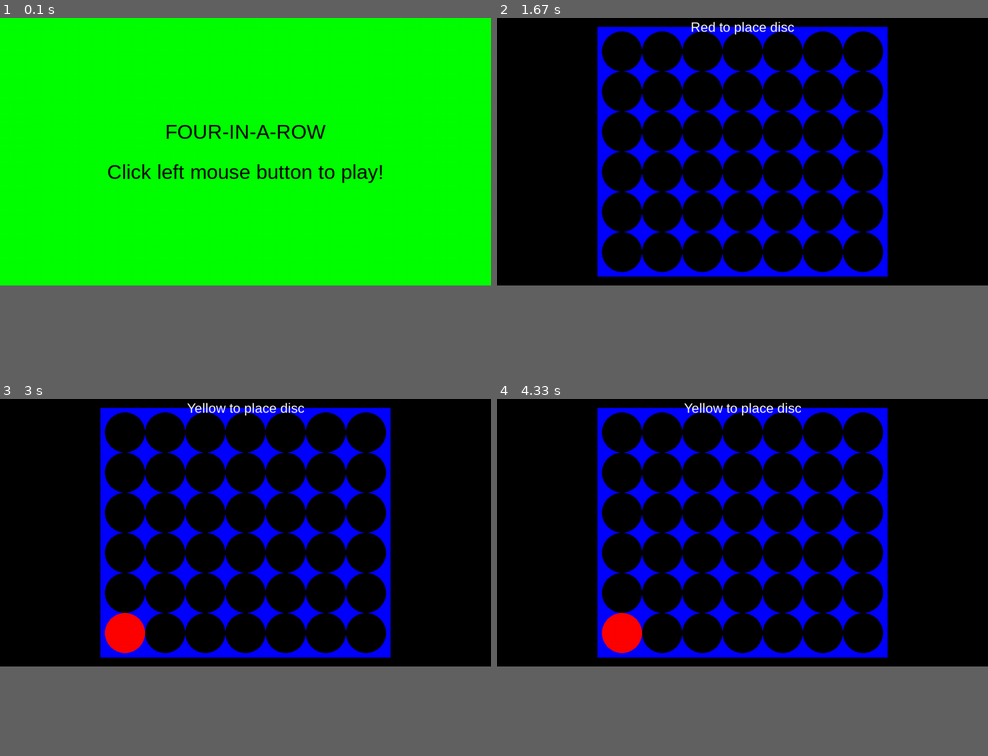
Above: before the commit, frames 1-4 (two rows, left to right).
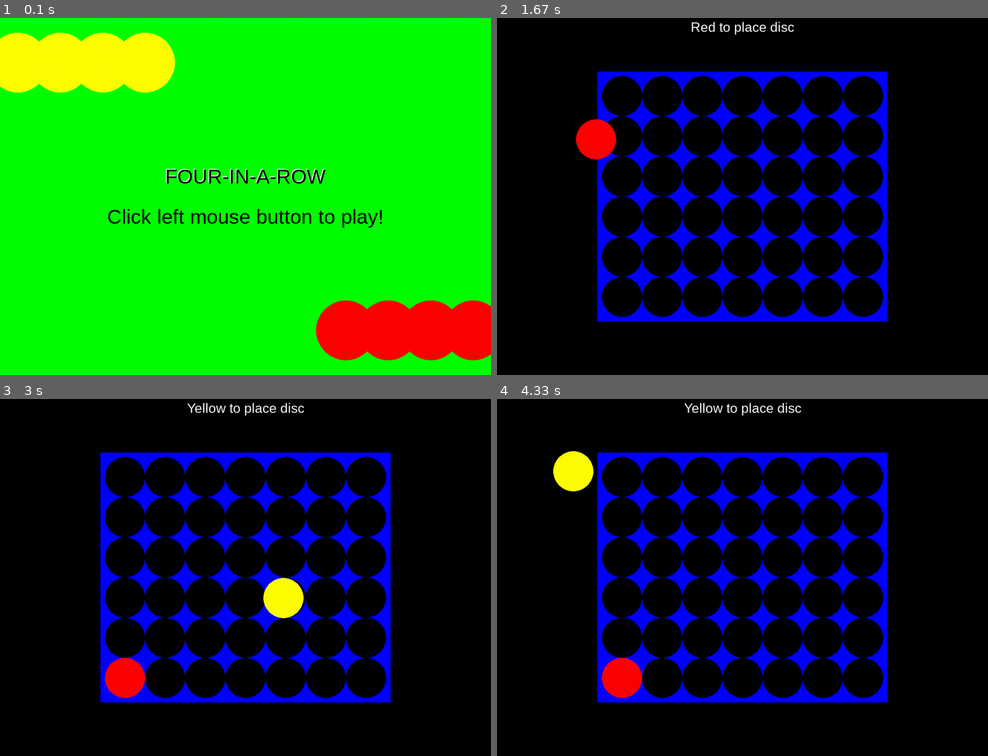
Above: after the commit, the same moments.

Repository: objarni/four-in-a-row-pygame
Game: pygame game, started from src/four_in_a_row.py
The game is run twice, just before and just after one commit, with the same random seed, the same clock (stepped at 60 frames per second) and the same inputs.
Inputs (mouse positions are in pixels of both pictures, inside the frame that each line leads up to):
- Up to frame 1 (0.1 s): no input
- Up to frame 2 (1.67 s): press the mouse at (624, 200) at 0.37 s; move the mouse to (708, 235) at 0.47 s; release the mouse at (791, 275) at 0.6 s; press the mouse at (624, 200) at 0.7 s; move the mouse to (708, 242) at 0.8 s; release the mouse at (786, 285) at 0.93 s; press the mouse at (624, 200) at 1.03 s; move the mouse to (713, 192) at 1.13 s; release the mouse at (801, 185) at 1.27 s; press the mouse at (624, 200) at 1.37 s; move the mouse to (609, 167) at 1.47 s; release the mouse at (595, 139) at 1.6 s
- Up to frame 3 (3 s): press the mouse at (127, 581) at 1.7 s; move the mouse to (235, 548) at 1.8 s; release the mouse at (348, 513) at 1.93 s; tap Enter at 2 s; click (58, 677) at 2.38 s; click (284, 598) at 2.72 s
- Up to frame 4 (4.33 s): click (698, 463) at 3.05 s; click (771, 666) at 3.38 s; click (825, 484) at 3.72 s; click (570, 470) at 4.05 s
In our replay, the window is 900x490 before the commit and 900x654 after it. These sizes can differ from the game's own. Grey fills any space a smaller window leaves; there, only what the larger window draws over its background counts as a difference.

The runs differ from the first frame. In frame 1, 13% of the frame differs, in the area x 0-100%, y 4-96%; in frame 2, 12%; in frame 3, 14%; in frame 4, 14%, in the area x 11-80%, y 2-86%.

Commit message:
a little more spicy start screen

Diff:
--- a/src/four_in_a_row.py
+++ b/src/four_in_a_row.py
@@ -4,7 +4,7 @@
 # CONSTANTS #
 DISC_SIZE = 90
 RED, YELLOW, EMPTY = range(3)
-WIDTH, HEIGHT = 1100, 600
+WIDTH, HEIGHT = 1100, 800
 CENTER = (WIDTH // 2, HEIGHT // 2)
 COLUMNS = 7
 ROWS = 6
@@ -25,6 +25,7 @@
     def __init__(self):
         self.board = defaultdict(lambda: EMPTY)
         self.whos_turn_is_it = RED
+        self.mouse_pos = CENTER
 
     def whos_turn(self):
         return print_color(self.whos_turn_is_it)
@@ -51,10 +52,17 @@
         self.column = column
 
 
+class MouseMovedTo(object):
+    def __init__(self, pos):
+        self.pos = pos
+
+
 # FUNCTIONS #
 
 def update(model, msg):
     if isinstance(model, GameState):
+        if isinstance(msg, MouseMovedTo):
+            model.mouse_pos = msg.pos
         if isinstance(msg, ColumnWasClicked):
             column = msg.column
             model.board = place_brick(model.board, model.whos_turn_is_it, column)
@@ -169,6 +177,7 @@
             pos = (x0, y0)
             api.draw_disc(pos, DISC_SIZE // 2, color)
         api.draw_text((WIDTH // 2, 20), f"{model.whos_turn().title()} to place disc", 30, Color.WHITE)
+        api.draw_disc(model.mouse_pos, DISC_SIZE // 2, rgb_from_color(model.whos_turn_is_it))
     if isinstance(model, GameOverState):
         api.draw_rectangle(CENTER, (WIDTH, HEIGHT), Color.BLUE)
         api.draw_text((CENTER[0], CENTER[1] - 45), f"GAME OVER", 45, Color.WHITE)
@@ -179,8 +188,13 @@
                       )
     if isinstance(model, StartScreenState):
         api.draw_rectangle(CENTER, (WIDTH, HEIGHT), Color.GREEN)
+        api.draw_text((CENTER[0] - 2, CENTER[1] - 45 - 2), "FOUR-IN-A-ROW", 45, Color.WHITE)
         api.draw_text((CENTER[0], CENTER[1] - 45), "FOUR-IN-A-ROW", 45, Color.BLACK)
         api.draw_text((CENTER[0], CENTER[1] + 45), "Click left mouse button to play!", 45, Color.BLACK)
+        for i in range(4):
+            bigger_disc = int(DISC_SIZE * 0.75)
+            api.draw_disc((40 + i * (DISC_SIZE + 5), 100), bigger_disc, Color.YELLOW)
+            api.draw_disc((WIDTH - 40 - i * (DISC_SIZE + 5), HEIGHT - 100), bigger_disc, Color.RED)
 
 
 def rgb_from_color(color):
@@ -202,6 +216,7 @@
         state_string += f'{print_color(model.winner).title()} won.\n'
     if isinstance(model, GameState):
         state_string += f'It is {model.whos_turn()}s turn.\n'
+        state_string += f'The mouse is at {model.mouse_pos}.\n'
         state_string += board_to_string(model.board)
     return state_string
 
@@ -215,14 +230,15 @@
         msgs = []
         ev = pygame.event.poll()
         if ev.type == pygame.MOUSEBUTTONDOWN:
-            print(f"Got click {ev}")
             pos = ev.pos
             button = ev.button
             if button == 1:
                 msgs.append(LeftMouseClickAt(pos))
+        if ev.type == pygame.MOUSEMOTION:
+            msgs.append(MouseMovedTo(ev.pos))
         if ev.type == pygame.KEYDOWN:
             if ev.key == pygame.K_RETURN:
-                msgs.append(ColumnWasClicked(i % 2))
+                msgs.append(ColumnWasClicked(i % 2))  # TODO: how to translate to this "Domain Event" from low-level?
                 i += 1
             elif ev.key == pygame.K_q:
                 break
@@ -233,7 +249,7 @@
         old_model_repr = print_model(model)
         model = run_messages(model, msgs)
 
-        # Display current model
+        # Display current model, if any change found
         if old_model_repr != print_model(model):
             view(model, api)
 
--- a/tests/test_four_in_a_row.py
+++ b/tests/test_four_in_a_row.py
@@ -1,8 +1,9 @@
 from approvaltests import verify
 
-from src.four_in_a_row import (GameOverState, update, view, GameState, ColumnWasClicked, run_messages, StartScreenState,
-                               LeftMouseClickAt,
-                               print_model)
+from src.four_in_a_row import (GameOverState,GameState, StartScreenState,
+                               update, view, ColumnWasClicked, run_messages,
+                               LeftMouseClickAt, MouseMovedTo,
+                                print_model)
 import src.four_in_a_row
 
 
@@ -109,3 +110,9 @@
     model = StartScreenState()
     model = run_messages(model, [LeftMouseClickAt((1, 1))])
     verify(print_for_verify(model))
+
+
+def test_mouse_movement_over_game_screen():
+    model = GameState()
+    model = run_messages(model, [MouseMovedTo((x, x)) for x in range(0, 500, 10)])
+    verify(print_for_verify(model))
--- a/tests/test_four_in_a_row.test_backslash_yellow_win.approved.txt
+++ b/tests/test_four_in_a_row.test_backslash_yellow_win.approved.txt
@@ -159,6 +159,6 @@
 R O O R R R Y
 
 Found 4-in-a-row at (3, 2) dir (1, 1)
-Drawing rectangle center (550, 300) size (1100, 600) color (0, 0, 255)
-Drawing text 'GAME OVER' at (550, 255) color (255, 255, 255) size 45
-Drawing text 'YELLOW WON!' at (550, 345) color (255, 255, 0) size 45
+Drawing rectangle center (550, 400) size (1100, 800) color (0, 0, 255)
+Drawing text 'GAME OVER' at (550, 355) color (255, 255, 255) size 45
+Drawing text 'YELLOW WON!' at (550, 445) color (255, 255, 0) size 45
--- a/tests/test_four_in_a_row.test_first_placed_brick_is_red.approved.txt
+++ b/tests/test_four_in_a_row.test_first_placed_brick_is_red.approved.txt
@@ -1,6 +1,7 @@
 STATE:
 GameState
 It is yellows turn.
+The mouse is at (550, 400).
 0 1 2 3 4 5 6
 -------------
 O O O O O O O
@@ -23,48 +24,49 @@
 O O O O O O O
 R O O O O O O
 
-Drawing rectangle center (550, 300) size (1100, 600) color (0, 0, 0)
-Drawing rectangle center (550, 300) size (650, 560) color (0, 0, 255)
-Drawing a disc center (280, 75) size 45 color (0, 0, 0)
-Drawing a disc center (370, 75) size 45 color (0, 0, 0)
-Drawing a disc center (460, 75) size 45 color (0, 0, 0)
-Drawing a disc center (550, 75) size 45 color (0, 0, 0)
-Drawing a disc center (640, 75) size 45 color (0, 0, 0)
-Drawing a disc center (730, 75) size 45 color (0, 0, 0)
-Drawing a disc center (820, 75) size 45 color (0, 0, 0)
-Drawing a disc center (280, 165) size 45 color (0, 0, 0)
-Drawing a disc center (370, 165) size 45 color (0, 0, 0)
-Drawing a disc center (460, 165) size 45 color (0, 0, 0)
-Drawing a disc center (550, 165) size 45 color (0, 0, 0)
-Drawing a disc center (640, 165) size 45 color (0, 0, 0)
-Drawing a disc center (730, 165) size 45 color (0, 0, 0)
-Drawing a disc center (820, 165) size 45 color (0, 0, 0)
-Drawing a disc center (280, 255) size 45 color (0, 0, 0)
-Drawing a disc center (370, 255) size 45 color (0, 0, 0)
-Drawing a disc center (460, 255) size 45 color (0, 0, 0)
-Drawing a disc center (550, 255) size 45 color (0, 0, 0)
-Drawing a disc center (640, 255) size 45 color (0, 0, 0)
-Drawing a disc center (730, 255) size 45 color (0, 0, 0)
-Drawing a disc center (820, 255) size 45 color (0, 0, 0)
-Drawing a disc center (280, 345) size 45 color (0, 0, 0)
-Drawing a disc center (370, 345) size 45 color (0, 0, 0)
-Drawing a disc center (460, 345) size 45 color (0, 0, 0)
-Drawing a disc center (550, 345) size 45 color (0, 0, 0)
-Drawing a disc center (640, 345) size 45 color (0, 0, 0)
-Drawing a disc center (730, 345) size 45 color (0, 0, 0)
-Drawing a disc center (820, 345) size 45 color (0, 0, 0)
-Drawing a disc center (280, 435) size 45 color (0, 0, 0)
-Drawing a disc center (370, 435) size 45 color (0, 0, 0)
-Drawing a disc center (460, 435) size 45 color (0, 0, 0)
-Drawing a disc center (550, 435) size 45 color (0, 0, 0)
-Drawing a disc center (640, 435) size 45 color (0, 0, 0)
-Drawing a disc center (730, 435) size 45 color (0, 0, 0)
-Drawing a disc center (820, 435) size 45 color (0, 0, 0)
-Drawing a disc center (280, 525) size 45 color (255, 0, 0)
-Drawing a disc center (370, 525) size 45 color (0, 0, 0)
-Drawing a disc center (460, 525) size 45 color (0, 0, 0)
-Drawing a disc center (550, 525) size 45 color (0, 0, 0)
-Drawing a disc center (640, 525) size 45 color (0, 0, 0)
-Drawing a disc center (730, 525) size 45 color (0, 0, 0)
-Drawing a disc center (820, 525) size 45 color (0, 0, 0)
+Drawing rectangle center (550, 400) size (1100, 800) color (0, 0, 0)
+Drawing rectangle center (550, 400) size (650, 560) color (0, 0, 255)
+Drawing a disc center (280, 175) size 45 color (0, 0, 0)
+Drawing a disc center (370, 175) size 45 color (0, 0, 0)
+Drawing a disc center (460, 175) size 45 color (0, 0, 0)
+Drawing a disc center (550, 175) size 45 color (0, 0, 0)
+Drawing a disc center (640, 175) size 45 color (0, 0, 0)
+Drawing a disc center (730, 175) size 45 color (0, 0, 0)
+Drawing a disc center (820, 175) size 45 color (0, 0, 0)
+Drawing a disc center (280, 265) size 45 color (0, 0, 0)
+Drawing a disc center (370, 265) size 45 color (0, 0, 0)
+Drawing a disc center (460, 265) size 45 color (0, 0, 0)
+Drawing a disc center (550, 265) size 45 color (0, 0, 0)
+Drawing a disc center (640, 265) size 45 color (0, 0, 0)
+Drawing a disc center (730, 265) size 45 color (0, 0, 0)
+Drawing a disc center (820, 265) size 45 color (0, 0, 0)
+Drawing a disc center (280, 355) size 45 color (0, 0, 0)
+Drawing a disc center (370, 355) size 45 color (0, 0, 0)
+Drawing a disc center (460, 355) size 45 color (0, 0, 0)
+Drawing a disc center (550, 355) size 45 color (0, 0, 0)
+Drawing a disc center (640, 355) size 45 color (0, 0, 0)
+Drawing a disc center (730, 355) size 45 color (0, 0, 0)
+Drawing a disc center (820, 355) size 45 color (0, 0, 0)
+Drawing a disc center (280, 445) size 45 color (0, 0, 0)
+Drawing a disc center (370, 445) size 45 color (0, 0, 0)
+Drawing a disc center (460, 445) size 45 color (0, 0, 0)
+Drawing a disc center (550, 445) size 45 color (0, 0, 0)
+Drawing a disc center (640, 445) size 45 color (0, 0, 0)
+Drawing a disc center (730, 445) size 45 color (0, 0, 0)
+Drawing a disc center (820, 445) size 45 color (0, 0, 0)
+Drawing a disc center (280, 535) size 45 color (0, 0, 0)
+Drawing a disc center (370, 535) size 45 color (0, 0, 0)
+Drawing a disc center (460, 535) size 45 color (0, 0, 0)
+Drawing a disc center (550, 535) size 45 color (0, 0, 0)
+Drawing a disc center (640, 535) size 45 color (0, 0, 0)
+Drawing a disc center (730, 535) size 45 color (0, 0, 0)
+Drawing a disc center (820, 535) size 45 color (0, 0, 0)
+Drawing a disc center (280, 625) size 45 color (255, 0, 0)
+Drawing a disc center (370, 625) size 45 color (0, 0, 0)
+Drawing a disc center (460, 625) size 45 color (0, 0, 0)
+Drawing a disc center (550, 625) size 45 color (0, 0, 0)
+Drawing a disc center (640, 625) size 45 color (0, 0, 0)
+Drawing a disc center (730, 625) size 45 color (0, 0, 0)
+Drawing a disc center (820, 625) size 45 color (0, 0, 0)
 Drawing text 'Yellow to place disc' at (550, 20) color (255, 255, 255) size 30
+Drawing a disc center (550, 400) size 45 color (255, 255, 0)
--- a/tests/test_four_in_a_row.test_letting_red_win.approved.txt
+++ b/tests/test_four_in_a_row.test_letting_red_win.approved.txt
@@ -82,6 +82,6 @@
 R Y O O O O O
 
 Found 4-in-a-row at (0, 2) dir (0, 1)
-Drawing rectangle center (550, 300) size (1100, 600) color (0, 0, 255)
-Drawing text 'GAME OVER' at (550, 255) color (255, 255, 255) size 45
-Drawing text 'RED WON!' at (550, 345) color (255, 0, 0) size 45
+Drawing rectangle center (550, 400) size (1100, 800) color (0, 0, 255)
+Drawing text 'GAME OVER' at (550, 355) color (255, 255, 255) size 45
+Drawing text 'RED WON!' at (550, 445) color (255, 0, 0) size 45
--- a/tests/test_four_in_a_row.test_letting_red_win_horisontally.approved.txt
+++ b/tests/test_four_in_a_row.test_letting_red_win_horisontally.approved.txt
@@ -82,6 +82,6 @@
 R R R R O Y O
 
 Found 4-in-a-row at (0, 5) dir (1, 0)
-Drawing rectangle center (550, 300) size (1100, 600) color (0, 0, 255)
-Drawing text 'GAME OVER' at (550, 255) color (255, 255, 255) size 45
-Drawing text 'RED WON!' at (550, 345) color (255, 0, 0) size 45
+Drawing rectangle center (550, 400) size (1100, 800) color (0, 0, 255)
+Drawing text 'GAME OVER' at (550, 355) color (255, 255, 255) size 45
+Drawing text 'RED WON!' at (550, 445) color (255, 0, 0) size 45
--- a/tests/test_four_in_a_row.test_letting_yellow_win_horisontally.approved.txt
+++ b/tests/test_four_in_a_row.test_letting_yellow_win_horisontally.approved.txt
@@ -93,6 +93,6 @@
 R Y Y Y Y O O
 
 Found 4-in-a-row at (1, 5) dir (1, 0)
-Drawing rectangle center (550, 300) size (1100, 600) color (0, 0, 255)
-Drawing text 'GAME OVER' at (550, 255) color (255, 255, 255) size 45
-Drawing text 'YELLOW WON!' at (550, 345) color (255, 255, 0) size 45
+Drawing rectangle center (550, 400) size (1100, 800) color (0, 0, 255)
+Drawing text 'GAME OVER' at (550, 355) color (255, 255, 255) size 45
+Drawing text 'YELLOW WON!' at (550, 445) color (255, 255, 0) size 45
--- a/tests/test_four_in_a_row.test_placing_4_bricks_in_first_column.approved.txt
+++ b/tests/test_four_in_a_row.test_placing_4_bricks_in_first_column.approved.txt
@@ -1,6 +1,7 @@
 STATE:
 GameState
 It is reds turn.
+The mouse is at (550, 400).
 0 1 2 3 4 5 6
 -------------
 O O O O O O O
@@ -56,48 +57,49 @@
 Y O O O O O O
 R O O O O O O
 
-Drawing rectangle center (550, 300) size (1100, 600) color (0, 0, 0)
-Drawing rectangle center (550, 300) size (650, 560) color (0, 0, 255)
-Drawing a disc center (280, 75) size 45 color (0, 0, 0)
-Drawing a disc center (370, 75) size 45 color (0, 0, 0)
-Drawing a disc center (460, 75) size 45 color (0, 0, 0)
-Drawing a disc center (550, 75) size 45 color (0, 0, 0)
-Drawing a disc center (640, 75) size 45 color (0, 0, 0)
-Drawing a disc center (730, 75) size 45 color (0, 0, 0)
-Drawing a disc center (820, 75) size 45 color (0, 0, 0)
-Drawing a disc center (280, 165) size 45 color (0, 0, 0)
-Drawing a disc center (370, 165) size 45 color (0, 0, 0)
-Drawing a disc center (460, 165) size 45 color (0, 0, 0)
-Drawing a disc center (550, 165) size 45 color (0, 0, 0)
-Drawing a disc center (640, 165) size 45 color (0, 0, 0)
-Drawing a disc center (730, 165) size 45 color (0, 0, 0)
-Drawing a disc center (820, 165) size 45 color (0, 0, 0)
-Drawing a disc center (280, 255) size 45 color (255, 255, 0)
-Drawing a disc center (370, 255) size 45 color (0, 0, 0)
-Drawing a disc center (460, 255) size 45 color (0, 0, 0)
-Drawing a disc center (550, 255) size 45 color (0, 0, 0)
-Drawing a disc center (640, 255) size 45 color (0, 0, 0)
-Drawing a disc center (730, 255) size 45 color (0, 0, 0)
-Drawing a disc center (820, 255) size 45 color (0, 0, 0)
-Drawing a disc center (280, 345) size 45 color (255, 0, 0)
-Drawing a disc center (370, 345) size 45 color (0, 0, 0)
-Drawing a disc center (460, 345) size 45 color (0, 0, 0)
-Drawing a disc center (550, 345) size 45 color (0, 0, 0)
-Drawing a disc center (640, 345) size 45 color (0, 0, 0)
-Drawing a disc center (730, 345) size 45 color (0, 0, 0)
-Drawing a disc center (820, 345) size 45 color (0, 0, 0)
-Drawing a disc center (280, 435) size 45 color (255, 255, 0)
-Drawing a disc center (370, 435) size 45 color (0, 0, 0)
-Drawing a disc center (460, 435) size 45 color (0, 0, 0)
-Drawing a disc center (550, 435) size 45 color (0, 0, 0)
-Drawing a disc center (640, 435) size 45 color (0, 0, 0)
-Drawing a disc center (730, 435) size 45 color (0, 0, 0)
-Drawing a disc center (820, 435) size 45 color (0, 0, 0)
-Drawing a disc center (280, 525) size 45 color (255, 0, 0)
-Drawing a disc center (370, 525) size 45 color (0, 0, 0)
-Drawing a disc center (460, 525) size 45 color (0, 0, 0)
-Drawing a disc center (550, 525) size 45 color (0, 0, 0)
-Drawing a disc center (640, 525) size 45 color (0, 0, 0)
-Drawing a disc center (730, 525) size 45 color (0, 0, 0)
-Drawing a disc center (820, 525) size 45 color (0, 0, 0)
+Drawing rectangle center (550, 400) size (1100, 800) color (0, 0, 0)
+Drawing rectangle center (550, 400) size (650, 560) color (0, 0, 255)
+Drawing a disc center (280, 175) size 45 color (0, 0, 0)
+Drawing a disc center (370, 175) size 45 color (0, 0, 0)
+Drawing a disc center (460, 175) size 45 color (0, 0, 0)
+Drawing a disc center (550, 175) size 45 color (0, 0, 0)
+Drawing a disc center (640, 175) size 45 color (0, 0, 0)
+Drawing a disc center (730, 175) size 45 color (0, 0, 0)
+Drawing a disc center (820, 175) size 45 color (0, 0, 0)
+Drawing a disc center (280, 265) size 45 color (0, 0, 0)
+Drawing a disc center (370, 265) size 45 color (0, 0, 0)
+Drawing a disc center (460, 265) size 45 color (0, 0, 0)
+Drawing a disc center (550, 265) size 45 color (0, 0, 0)
+Drawing a disc center (640, 265) size 45 color (0, 0, 0)
+Drawing a disc center (730, 265) size 45 color (0, 0, 0)
+Drawing a disc center (820, 265) size 45 color (0, 0, 0)
+Drawing a disc center (280, 355) size 45 color (255, 255, 0)
+Drawing a disc center (370, 355) size 45 color (0, 0, 0)
+Drawing a disc center (460, 355) size 45 color (0, 0, 0)
+Drawing a disc center (550, 355) size 45 color (0, 0, 0)
+Drawing a disc center (640, 355) size 45 color (0, 0, 0)
+Drawing a disc center (730, 355) size 45 color (0, 0, 0)
+Drawing a disc center (820, 355) size 45 color (0, 0, 0)
+Drawing a disc center (280, 445) size 45 color (255, 0, 0)
+Drawing a disc center (370, 445) size 45 color (0, 0, 0)
+Drawing a disc center (460, 445) size 45 color (0, 0, 0)
+Drawing a disc center (550, 445) size 45 color (0, 0, 0)
+Drawing a disc center (640, 445) size 45 color (0, 0, 0)
+Drawing a disc center (730, 445) size 45 color (0, 0, 0)
+Drawing a disc center (820, 445) size 45 color (0, 0, 0)
+Drawing a disc center (280, 535) size 45 color (255, 255, 0)
+Drawing a disc center (370, 535) size 45 color (0, 0, 0)
+Drawing a disc center (460, 535) size 45 color (0, 0, 0)
+Drawing a disc center (550, 535) size 45 color (0, 0, 0)
+Drawing a disc center (640, 535) size 45 color (0, 0, 0)
+Drawing a disc center (730, 535) size 45 color (0, 0, 0)
+Drawing a disc center (820, 535) size 45 color (0, 0, 0)
+Drawing a disc center (280, 625) size 45 color (255, 0, 0)
+Drawing a disc center (370, 625) size 45 color (0, 0, 0)
+Drawing a disc center (460, 625) size 45 color (0, 0, 0)
+Drawing a disc center (550, 625) size 45 color (0, 0, 0)
+Drawing a disc center (640, 625) size 45 color (0, 0, 0)
+Drawing a disc center (730, 625) size 45 color (0, 0, 0)
+Drawing a disc center (820, 625) size 45 color (0, 0, 0)
 Drawing text 'Red to place disc' at (550, 20) color (255, 255, 255) size 30
+Drawing a disc center (550, 400) size 45 color (255, 0, 0)
--- a/tests/test_four_in_a_row.test_slash_red_win.approved.txt
+++ b/tests/test_four_in_a_row.test_slash_red_win.approved.txt
@@ -126,6 +126,6 @@
 R Y Y Y O Y O
 
 Found 4-in-a-row at (3, 2) dir (-1, 1)
-Drawing rectangle center (550, 300) size (1100, 600) color (0, 0, 255)
-Drawing text 'GAME OVER' at (550, 255) color (255, 255, 255) size 45
-Drawing text 'RED WON!' at (550, 345) color (255, 0, 0) size 45
+Drawing rectangle center (550, 400) size (1100, 800) color (0, 0, 255)
+Drawing text 'GAME OVER' at (550, 355) color (255, 255, 255) size 45
+Drawing text 'RED WON!' at (550, 445) color (255, 0, 0) size 45
--- a/tests/test_four_in_a_row.test_startscreen.approved.txt
+++ b/tests/test_four_in_a_row.test_startscreen.approved.txt
@@ -3,6 +3,6 @@
 
 
 LOG:
-Drawing rectangle center (550, 300) size (1100, 600) color (0, 255, 0)
-Drawing text 'FOUR-IN-A-ROW' at (550, 255) color (0, 0, 0) size 45
-Drawing text 'Click left mouse button to play!' at (550, 345) color (0, 0, 0) size 45
+Drawing rectangle center (550, 400) size (1100, 800) color (0, 255, 0)
+Drawing text 'FOUR-IN-A-ROW' at (550, 355) color (0, 0, 0) size 45
+Drawing text 'Click left mouse button to play!' at (550, 445) color (0, 0, 0) size 45
--- a/tests/test_four_in_a_row.test_startscreen_to_game_transition.approved.txt
+++ b/tests/test_four_in_a_row.test_startscreen_to_game_transition.approved.txt
@@ -1,6 +1,7 @@
 STATE:
 GameState
 It is reds turn.
+The mouse is at (550, 400).
 0 1 2 3 4 5 6
 -------------
 O O O O O O O
@@ -12,48 +13,49 @@
 
 
 LOG:
-Drawing rectangle center (550, 300) size (1100, 600) color (0, 0, 0)
-Drawing rectangle center (550, 300) size (650, 560) color (0, 0, 255)
-Drawing a disc center (280, 75) size 45 color (0, 0, 0)
-Drawing a disc center (370, 75) size 45 color (0, 0, 0)
-Drawing a disc center (460, 75) size 45 color (0, 0, 0)
-Drawing a disc center (550, 75) size 45 color (0, 0, 0)
-Drawing a disc center (640, 75) size 45 color (0, 0, 0)
-Drawing a disc center (730, 75) size 45 color (0, 0, 0)
-Drawing a disc center (820, 75) size 45 color (0, 0, 0)
-Drawing a disc center (280, 165) size 45 color (0, 0, 0)
-Drawing a disc center (370, 165) size 45 color (0, 0, 0)
-Drawing a disc center (460, 165) size 45 color (0, 0, 0)
-Drawing a disc center (550, 165) size 45 color (0, 0, 0)
-Drawing a disc center (640, 165) size 45 color (0, 0, 0)
-Drawing a disc center (730, 165) size 45 color (0, 0, 0)
-Drawing a disc center (820, 165) size 45 color (0, 0, 0)
-Drawing a disc center (280, 255) size 45 color (0, 0, 0)
-Drawing a disc center (370, 255) size 45 color (0, 0, 0)
-Drawing a disc center (460, 255) size 45 color (0, 0, 0)
-Drawing a disc center (550, 255) size 45 color (0, 0, 0)
-Drawing a disc center (640, 255) size 45 color (0, 0, 0)
-Drawing a disc center (730, 255) size 45 color (0, 0, 0)
-Drawing a disc center (820, 255) size 45 color (0, 0, 0)
-Drawing a disc center (280, 345) size 45 color (0, 0, 0)
-Drawing a disc center (370, 345) size 45 color (0, 0, 0)
-Drawing a disc center (460, 345) size 45 color (0, 0, 0)
-Drawing a disc center (550, 345) size 45 color (0, 0, 0)
-Drawing a disc center (640, 345) size 45 color (0, 0, 0)
-Drawing a disc center (730, 345) size 45 color (0, 0, 0)
-Drawing a disc center (820, 345) size 45 color (0, 0, 0)
-Drawing a disc center (280, 435) size 45 color (0, 0, 0)
-Drawing a disc center (370, 435) size 45 color (0, 0, 0)
-Drawing a disc center (460, 435) size 45 color (0, 0, 0)
-Drawing a disc center (550, 435) size 45 color (0, 0, 0)
-Drawing a disc center (640, 435) size 45 color (0, 0, 0)
-Drawing a disc center (730, 435) size 45 color (0, 0, 0)
-Drawing a disc center (820, 435) size 45 color (0, 0, 0)
-Drawing a disc center (280, 525) size 45 color (0, 0, 0)
-Drawing a disc center (370, 525) size 45 color (0, 0, 0)
-Drawing a disc center (460, 525) size 45 color (0, 0, 0)
-Drawing a disc center (550, 525) size 45 color (0, 0, 0)
-Drawing a disc center (640, 525) size 45 color (0, 0, 0)
-Drawing a disc center (730, 525) size 45 color (0, 0, 0)
-Drawing a disc center (820, 525) size 45 color (0, 0, 0)
+Drawing rectangle center (550, 400) size (1100, 800) color (0, 0, 0)
+Drawing rectangle center (550, 400) size (650, 560) color (0, 0, 255)
+Drawing a disc center (280, 175) size 45 color (0, 0, 0)
+Drawing a disc center (370, 175) size 45 color (0, 0, 0)
+Drawing a disc center (460, 175) size 45 color (0, 0, 0)
+Drawing a disc center (550, 175) size 45 color (0, 0, 0)
+Drawing a disc center (640, 175) size 45 color (0, 0, 0)
+Drawing a disc center (730, 175) size 45 color (0, 0, 0)
+Drawing a disc center (820, 175) size 45 color (0, 0, 0)
+Drawing a disc center (280, 265) size 45 color (0, 0, 0)
+Drawing a disc center (370, 265) size 45 color (0, 0, 0)
+Drawing a disc center (460, 265) size 45 color (0, 0, 0)
+Drawing a disc center (550, 265) size 45 color (0, 0, 0)
+Drawing a disc center (640, 265) size 45 color (0, 0, 0)
+Drawing a disc center (730, 265) size 45 color (0, 0, 0)
+Drawing a disc center (820, 265) size 45 color (0, 0, 0)
+Drawing a disc center (280, 355) size 45 color (0, 0, 0)
+Drawing a disc center (370, 355) size 45 color (0, 0, 0)
+Drawing a disc center (460, 355) size 45 color (0, 0, 0)
+Drawing a disc center (550, 355) size 45 color (0, 0, 0)
+Drawing a disc center (640, 355) size 45 color (0, 0, 0)
+Drawing a disc center (730, 355) size 45 color (0, 0, 0)
+Drawing a disc center (820, 355) size 45 color (0, 0, 0)
+Drawing a disc center (280, 445) size 45 color (0, 0, 0)
+Drawing a disc center (370, 445) size 45 color (0, 0, 0)
+Drawing a disc center (460, 445) size 45 color (0, 0, 0)
+Drawing a disc center (550, 445) size 45 color (0, 0, 0)
+Drawing a disc center (640, 445) size 45 color (0, 0, 0)
+Drawing a disc center (730, 445) size 45 color (0, 0, 0)
+Drawing a disc center (820, 445) size 45 color (0, 0, 0)
+Drawing a disc center (280, 535) size 45 color (0, 0, 0)
+Drawing a disc center (370, 535) size 45 color (0, 0, 0)
+Drawing a disc center (460, 535) size 45 color (0, 0, 0)
+Drawing a disc center (550, 535) size 45 color (0, 0, 0)
+Drawing a disc center (640, 535) size 45 color (0, 0, 0)
+Drawing a disc center (730, 535) size 45 color (0, 0, 0)
+Drawing a disc center (820, 535) size 45 color (0, 0, 0)
+Drawing a disc center (280, 625) size 45 color (0, 0, 0)
+Drawing a disc center (370, 625) size 45 color (0, 0, 0)
+Drawing a disc center (460, 625) size 45 color (0, 0, 0)
+Drawing a disc center (550, 625) size 45 color (0, 0, 0)
+Drawing a disc center (640, 625) size 45 color (0, 0, 0)
+Drawing a disc center (730, 625) size 45 color (0, 0, 0)
+Drawing a disc center (820, 625) size 45 color (0, 0, 0)
 Drawing text 'Red to place disc' at (550, 20) color (255, 255, 255) size 30
+Drawing a disc center (550, 400) size 45 color (255, 0, 0)
